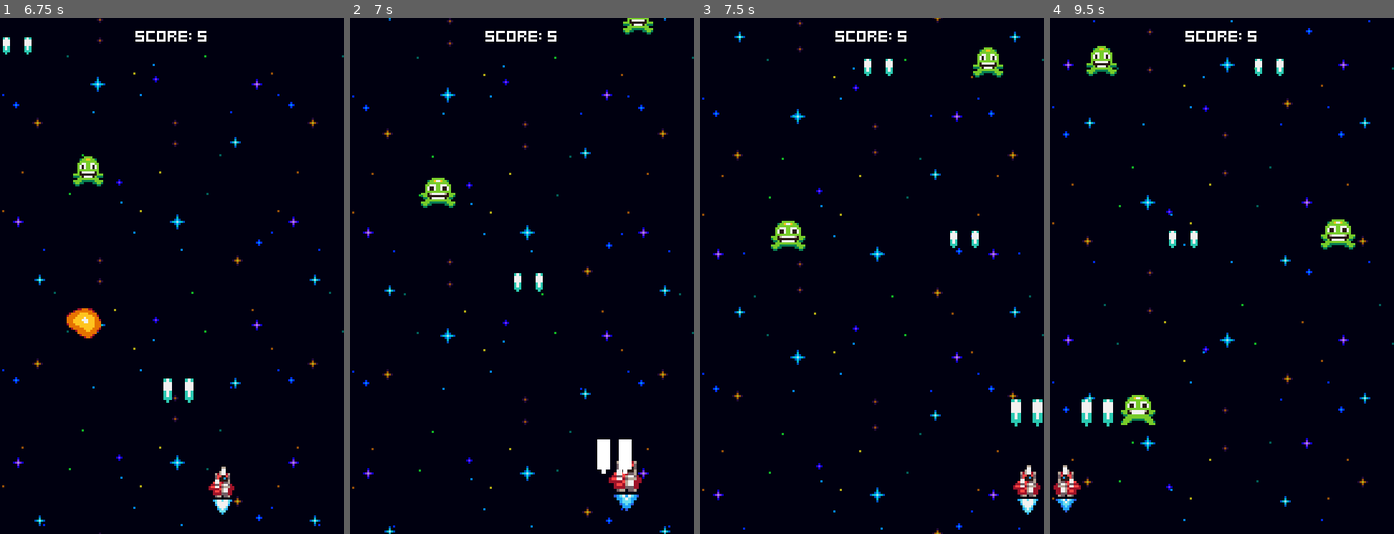
Above: before the commit, frames 1-4 (left to right).
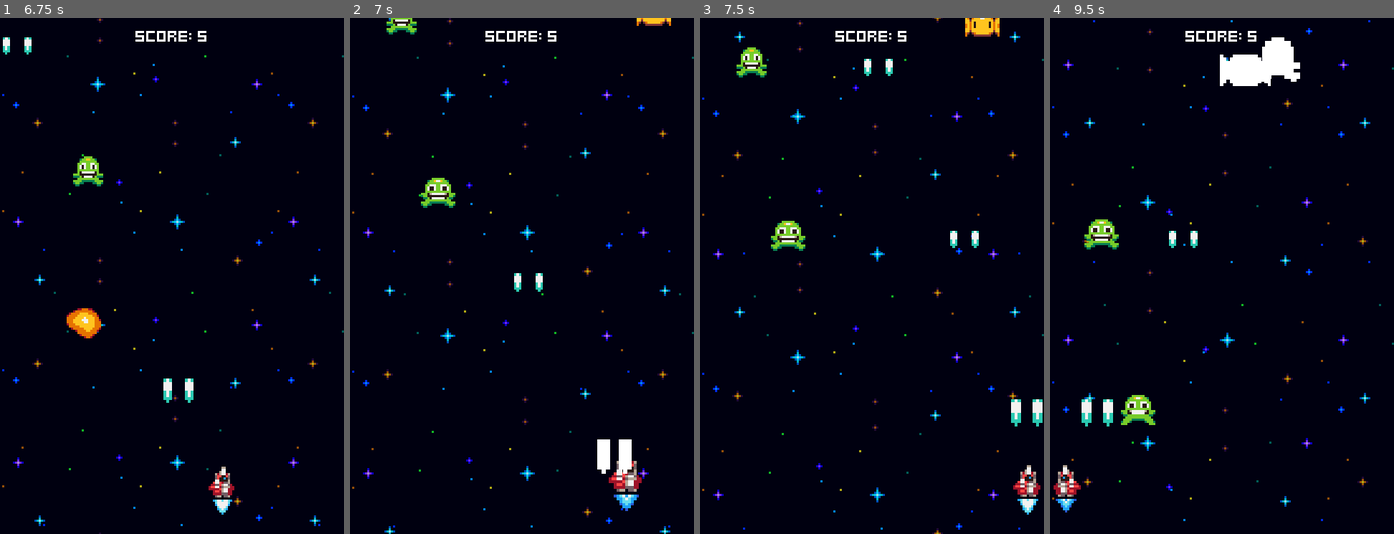
Above: after the commit, the same moments.

Repository: brunobmello25/godot-space-shooters
Game: Godot game, scene res://menus/menu.tscn
The game is run twice, just before and just after one commit, with the same random seed, the same clock (stepped at 60 frames per second) and the same inputs.
Inputs:
- Up to frame 1 (6.75 s): tap Space at 0.5 s; hold Right (ui_right) 0.53-1.28 s; tap Enter (ui_accept) at 0.77, 1.52, 3.02, 3.77, 4.52, 6.02 s; hold Left (ui_left) 1.28-2.03 s; hold Right (ui_right) 2.03-3.53 s; hold Left (ui_left) 3.53-5.78 s; hold Right (ui_right) from 5.78 s (still down)
- Up to frame 2 (7 s): keep holding Right (ui_right); tap Enter (ui_accept) at 6.77 s
- Up to frame 3 (7.5 s): keep holding Right (ui_right)
- Up to frame 4 (9.5 s): tap Enter (ui_accept) at 7.52, 9.02 s; release Right (ui_right) at 8.03 s; hold Left (ui_left) from 8.03 s (still down)

Frame 1 is identical in both runs. In frame 2, 0.5% of the frame differs, in the area x 10-94%, y 0-4%; in frame 3, 1.0%; in frame 4, 2.6%, in the area x 10-89%, y 3-45%.

Commit message:
yellow enemy

Diff:
--- a/EnemyGenerator.gd
+++ b/EnemyGenerator.gd
@@ -1,16 +1,20 @@
 extends Node2D
 
 @export var GreenEnemyScene: PackedScene
+@export var YellowEnemyScene: PackedScene
 
 var margin = 8
 var screen_width = ProjectSettings.get_setting("display/window/size/viewport_width")
 
 @onready var spawner_component: SpawnerComponent = $SpawnerComponent
+
 @onready var green_enemy_spawn_timer: Timer = $GreenEnemySpawnTimer
+@onready var yellow_enemy_spawn_timer: Timer = $YellowEnemySpawnTimer
 
 
 func _ready():
 	green_enemy_spawn_timer.timeout.connect(handle_spawn.bind(GreenEnemyScene, green_enemy_spawn_timer))
+	yellow_enemy_spawn_timer.timeout.connect(handle_spawn.bind(YellowEnemyScene, yellow_enemy_spawn_timer))
 
 
 func  handle_spawn(enemy_scene: PackedScene, timer: Timer) -> void:
--- a/enemies/enemy.gd
+++ b/enemies/enemy.gd
@@ -1,3 +1,4 @@
+class_name Enemy
 extends Node2D
 
 @onready var move_component: MoveComponent = $MoveComponent
--- a/enemies/enemy_generator.tscn
+++ b/enemies/enemy_generator.tscn
@@ -1,12 +1,14 @@
-[gd_scene load_steps=4 format=3 uid="uid://cwoy2v5sevjaw"]
+[gd_scene load_steps=5 format=3 uid="uid://cwoy2v5sevjaw"]
 
 [ext_resource type="Script" path="res://EnemyGenerator.gd" id="1_clfy4"]
 [ext_resource type="PackedScene" uid="uid://by7rdgrnckcrw" path="res://enemies/green_enemy.tscn" id="2_piqgw"]
 [ext_resource type="Script" path="res://components/spawner.gd" id="2_qhxy8"]
+[ext_resource type="PackedScene" uid="uid://cvqydhpqipfvq" path="res://enemies/yellow_enemy.tscn" id="3_li8uy"]
 
 [node name="EnemyGenerator" type="Node2D"]
 script = ExtResource("1_clfy4")
 GreenEnemyScene = ExtResource("2_piqgw")
+YellowEnemyScene = ExtResource("3_li8uy")
 
 [node name="SpawnerComponent" type="Node2D" parent="."]
 script = ExtResource("2_qhxy8")
@@ -15,3 +17,8 @@
 wait_time = 2.0
 one_shot = true
 autostart = true
+
+[node name="YellowEnemySpawnTimer" type="Timer" parent="."]
+wait_time = 5.0
+one_shot = true
+autostart = true
--- /dev/null
+++ b/enemies/yellow_enemy.gd
@@ -0,0 +1,5 @@
+extends Enemy
+
+func _ready() -> void:
+	super()
+	move_component.velocity.x = [-20, 20].pick_random()
--- /dev/null
+++ b/enemies/yellow_enemy.tscn
@@ -0,0 +1,67 @@
+[gd_scene load_steps=10 format=3 uid="uid://cvqydhpqipfvq"]
+
+[ext_resource type="PackedScene" uid="uid://c7kd6kul740as" path="res://enemies/enemy.tscn" id="1_736lj"]
+[ext_resource type="Script" path="res://enemies/yellow_enemy.gd" id="2_6ehvq"]
+[ext_resource type="Texture2D" uid="uid://0dtrkwn31sui" path="res://assets/yellow_enemy.png" id="2_ybjn1"]
+[ext_resource type="Script" path="res://components/border_bounce.gd" id="4_g620e"]
+
+[sub_resource type="AtlasTexture" id="AtlasTexture_4uv2s"]
+atlas = ExtResource("2_ybjn1")
+region = Rect2(0, 0, 16, 16)
+
+[sub_resource type="AtlasTexture" id="AtlasTexture_aeg66"]
+atlas = ExtResource("2_ybjn1")
+region = Rect2(16, 0, 16, 16)
+
+[sub_resource type="SpriteFrames" id="SpriteFrames_e4b62"]
+animations = [{
+"frames": [{
+"duration": 1.0,
+"texture": SubResource("AtlasTexture_4uv2s")
+}, {
+"duration": 1.0,
+"texture": SubResource("AtlasTexture_aeg66")
+}],
+"loop": true,
+"name": &"default",
+"speed": 4.0
+}]
+
+[sub_resource type="RectangleShape2D" id="RectangleShape2D_yledy"]
+size = Vector2(10, 8)
+
+[sub_resource type="RectangleShape2D" id="RectangleShape2D_ote13"]
+size = Vector2(16, 10)
+
+[node name="YellowEnemy" instance=ExtResource("1_736lj")]
+script = ExtResource("2_6ehvq")
+
+[node name="AnimatedSprite2D" parent="." index="0"]
+sprite_frames = SubResource("SpriteFrames_e4b62")
+autoplay = "default"
+frame_progress = 0.0979489
+
+[node name="MoveComponent" parent="." index="1"]
+velocity = Vector2(0, 10)
+
+[node name="StatsComponent" parent="." index="2"]
+health = 6.0
+
+[node name="VisibleOnScreenNotifier2D" parent="." index="3"]
+position = Vector2(4.17233e-07, 1.19209e-07)
+scale = Vector2(0.8, 0.5)
+
+[node name="CollisionShape2D" type="CollisionShape2D" parent="HitboxComponent" index="0"]
+shape = SubResource("RectangleShape2D_yledy")
+debug_color = Color(0.992374, 0, 0.252909, 0.42)
+
+[node name="CollisionShape2D" type="CollisionShape2D" parent="HurtboxComponent" index="0"]
+shape = SubResource("RectangleShape2D_ote13")
+
+[node name="ScoreComponent" parent="." index="12"]
+adjust_amount = 10
+
+[node name="BorderBounceComponent" type="Node" parent="." index="13" node_paths=PackedStringArray("actor", "move_component")]
+script = ExtResource("4_g620e")
+actor = NodePath("..")
+move_component = NodePath("../MoveComponent")
